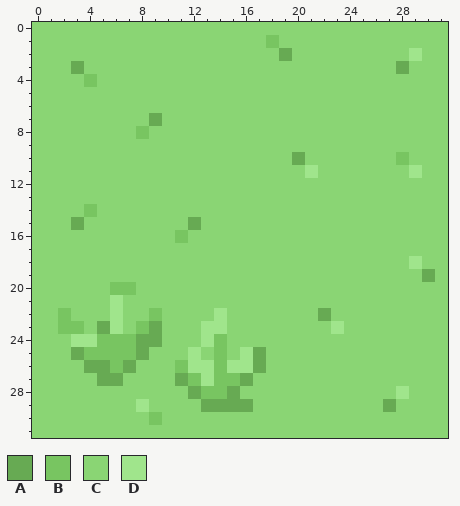
Two versions of one pixel-art sprite, Assets/Assets/Resources/Tile/grass_6.png. The picture above was drawn from the file before the commit.
The file is 32x32 pixels. Colours within 5 levels of each other are drawn and written as one.
Palette (. is transparent): A #67aa53  B #78c561  C #8ad574  D #a0e58c
And afterwards:
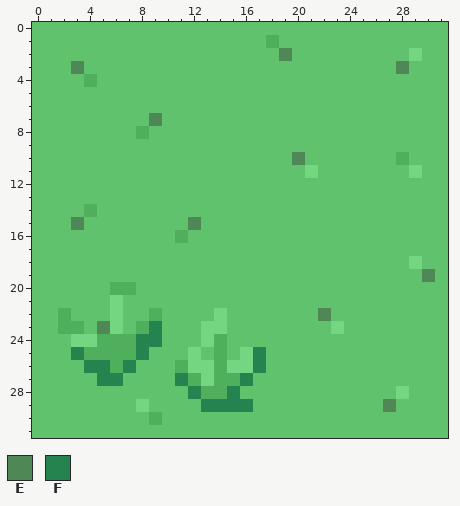
Colours new in this view: E #508757  F #25834f
Author's note on the commit: feat: changed grass texture to the new one
Changes in this commit:
Colour B changes from #78c561 to #50af5c.
Colour C changes from #8ad574 to #60c26d.
Colour D changes from #a0e58c to #75d681.
Colour E replaces colour A in row 2 at x 19; in row 3 at x 3 and 28; in row 7 at x 9; in row 10 at x 20; in row 15 at x 3 and 12; in row 19 at x 30.
Colour E replaces colour A in row 22 at x 22; in row 23 at x 5; in row 29 at x 27.
Colour F replaces colour A in row 23 at x 9; in row 24 at x 8 to 9; in row 25 at x 3, 8 and 17; in row 26 at x 4 to 5, 7 and 17; in row 27 at x 5 to 6, 11 and 16; in row 28 at x 12 and 15.
Colour F replaces colour A in row 29 at x 13 to 16.
Changed places in both pictures, as pixel boxes (x1, y1, x2, y2):
changed: (32, 22, 448, 438)
